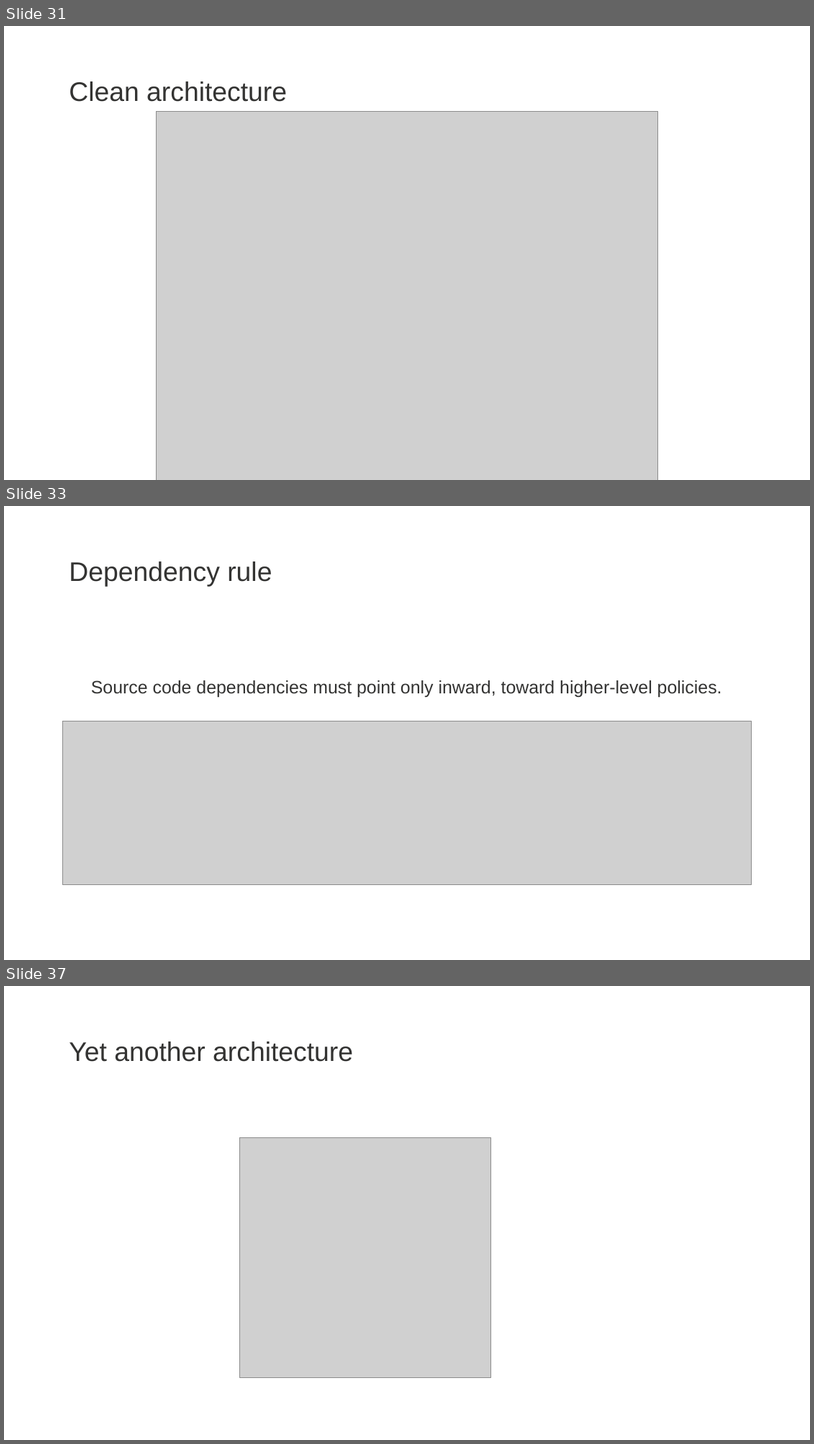
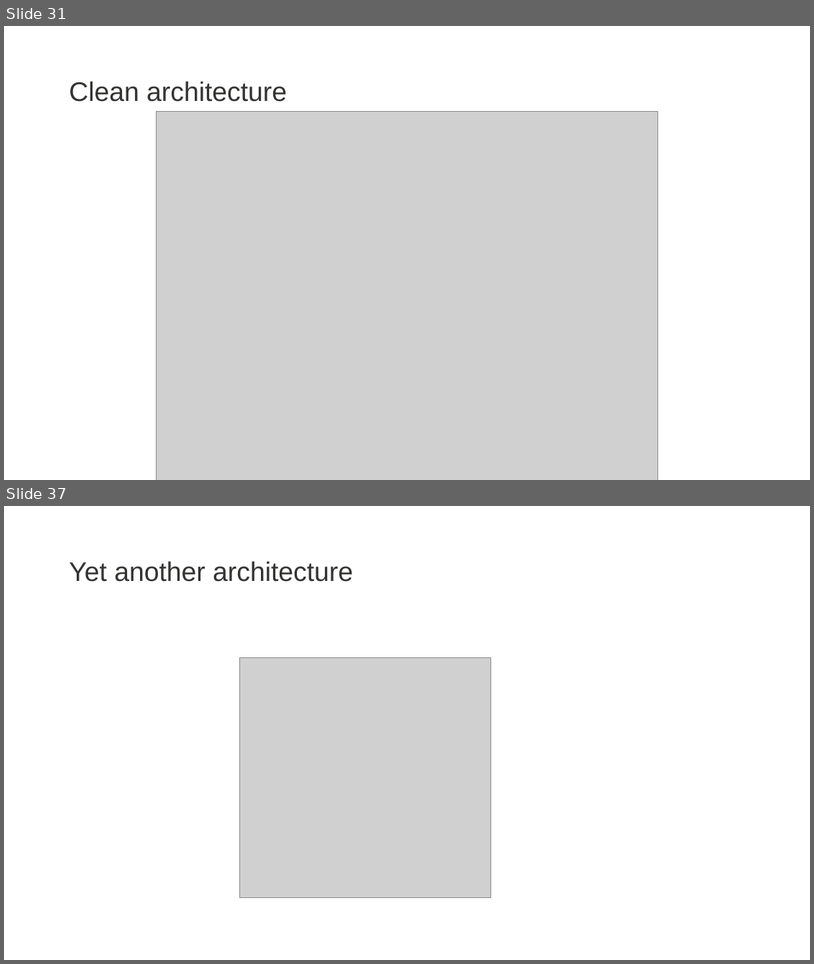
Before and after one commit to zatsepinvl/where-to-put-the-service, a slide deck: Where to put the service.pptm. Shown one above the other, each under a label of ours: slides 31, 33 and 37 before the commit, slides 31 and 37 after it; the slides between them are not shown. The pictures are 814x1444 and 814x964 pixels, drawn with LibreOffice and Linux fonts; fonts in the diff are those of the drawing; grey boxes stand for pictures; background and template pictures are left out. Boxes give left, top, right and bottom in pixels: in the first picture for what was removed or moved away, otherwise in the second. Text is boxed around its words. In the diff, an @@ line names an element or a change of style, - is before the commit and + after.

```diff
--- a/Where to put the service.pptm
+++ b/Where to put the service.pptm
@@ slide 33 removed at (4, 506, 810, 960), background #FFFFFF @@
@@ title removed at (69, 561, 272, 587) @@
-Dependency rule
@@ text removed at (91, 680, 723, 697) @@
-Source code dependencies must point only inward, toward higher-level policies.
@@ picture removed at (63, 721, 752, 884) @@
```
Also in this commit, not shown: 14 slides changed, 3 slides added, 5 other slides removed, 13 other files.
